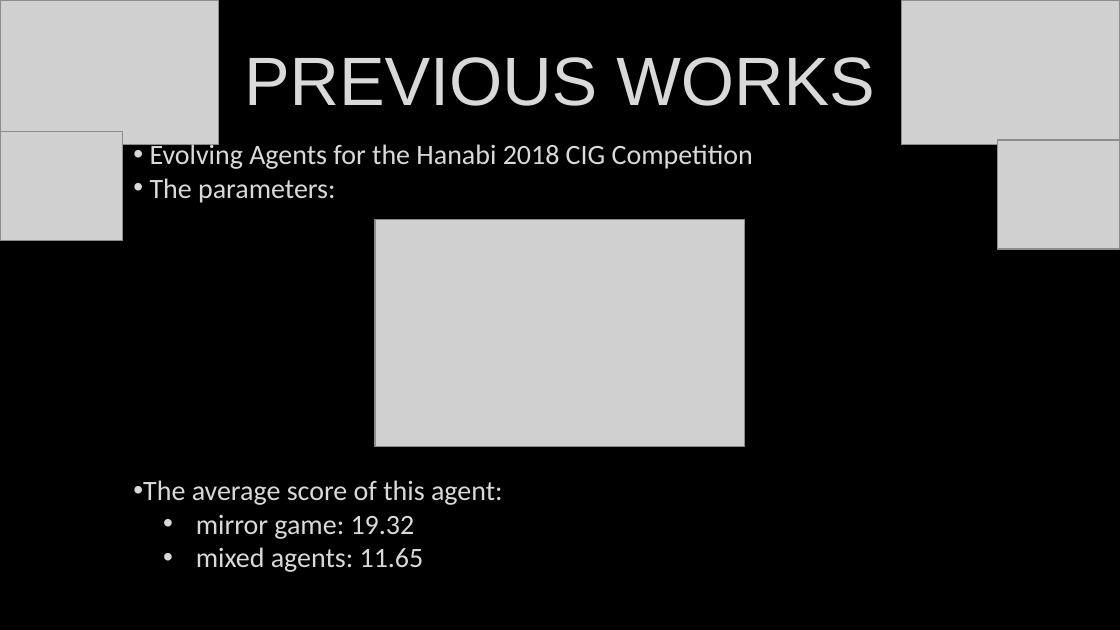
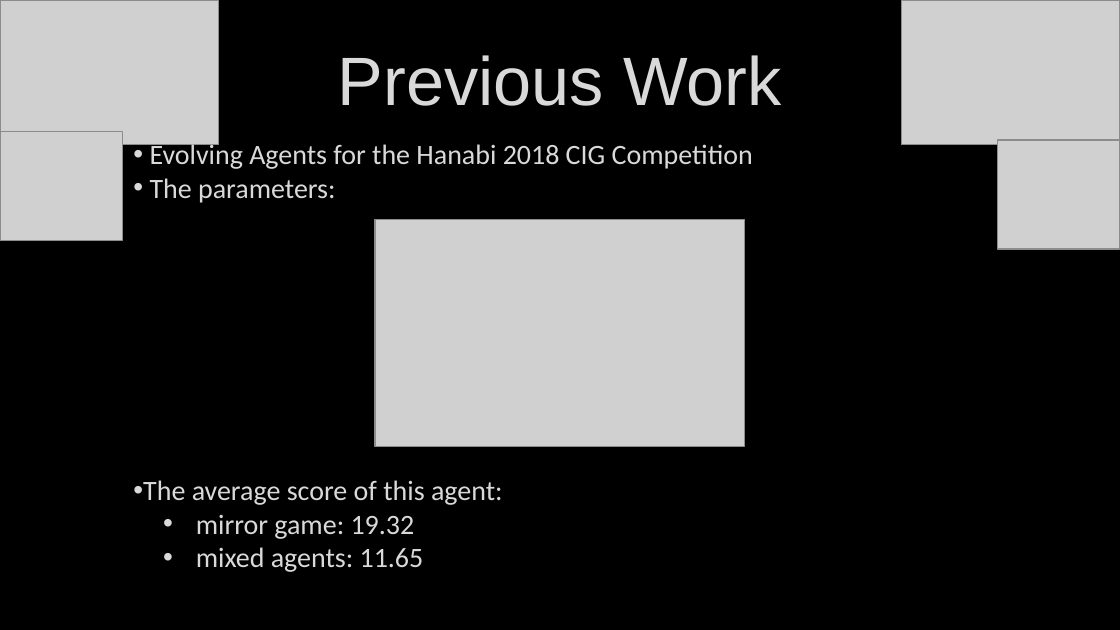
Before and after one commit to Untzi/ec_hanabi, a slide deck: slide 7 of hanabi (1).pptx (slide 6 before the commit). Drawn at 1120x630 pixels with LibreOffice and Linux fonts; fonts in the diff are those of the drawing; grey boxes stand for pictures. Boxes give left, top, right and bottom in pixels: in the first picture for what was removed or moved away, otherwise in the second. Text is boxed around its words. In the diff, an @@ line names an element or a change of style, - is before the commit and + after.

```diff
--- a/hanabi (1).pptx
+++ b/hanabi (1).pptx
@@ title at [338,55,781,106]: text changed @@
-PREVIOUS WORKS
+Previous Work
```
Also in this commit, not shown: 8 other slides changed, 4 slides added.
